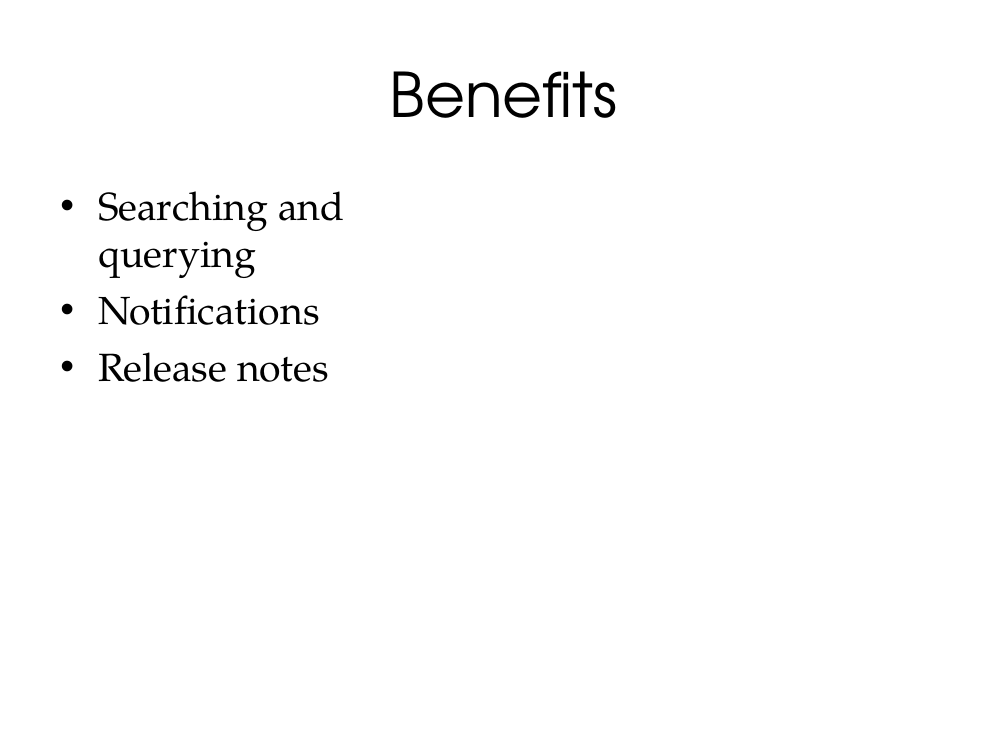
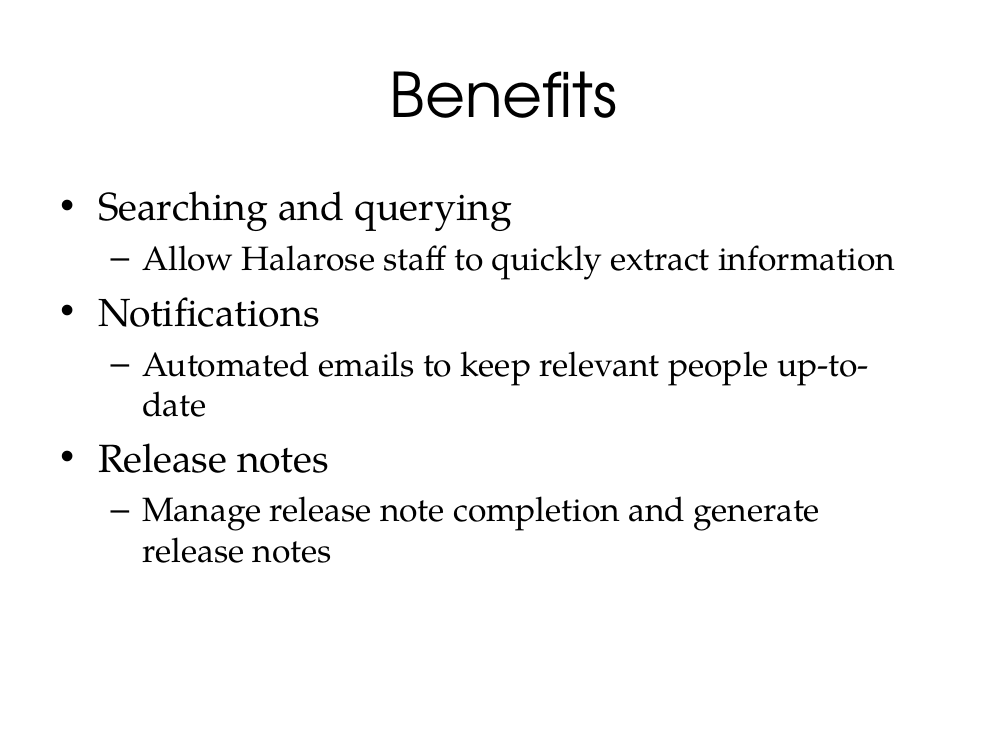
Before and after one commit to hdgarrood/yini-cttb-redmine, a slide deck: slide 6 of Migrating to Redmine.ppt. Drawn at 1008x756 pixels with LibreOffice and Linux fonts; fonts in the diff are those of the drawing; background and template pictures are left out. Boxes give left, top, right and bottom in pixels: in the first picture for what was removed or moved away, otherwise in the second. Text is boxed around its words. In the diff, an @@ line names an element or a change of style, - is before the commit and + after.

Commit message:
amend presentation
now includes more text, plus testimonial is on a slide

```diff
--- a/Migrating to Redmine.ppt
+++ b/Migrating to Redmine.ppt
@@ text at [142, 245, 895, 280]: paragraph added @@
+  – Allow Halarose staff to quickly extract information
@@ text at [142, 351, 869, 417]: paragraph added @@
+  – Automated emails to keep relevant people up-to-date
@@ text at [142, 496, 820, 563]: paragraph added @@
+  – Manage release note completion and generate release notes
```
Also in this commit, not shown: 2 other slides changed, 1 slide added.
